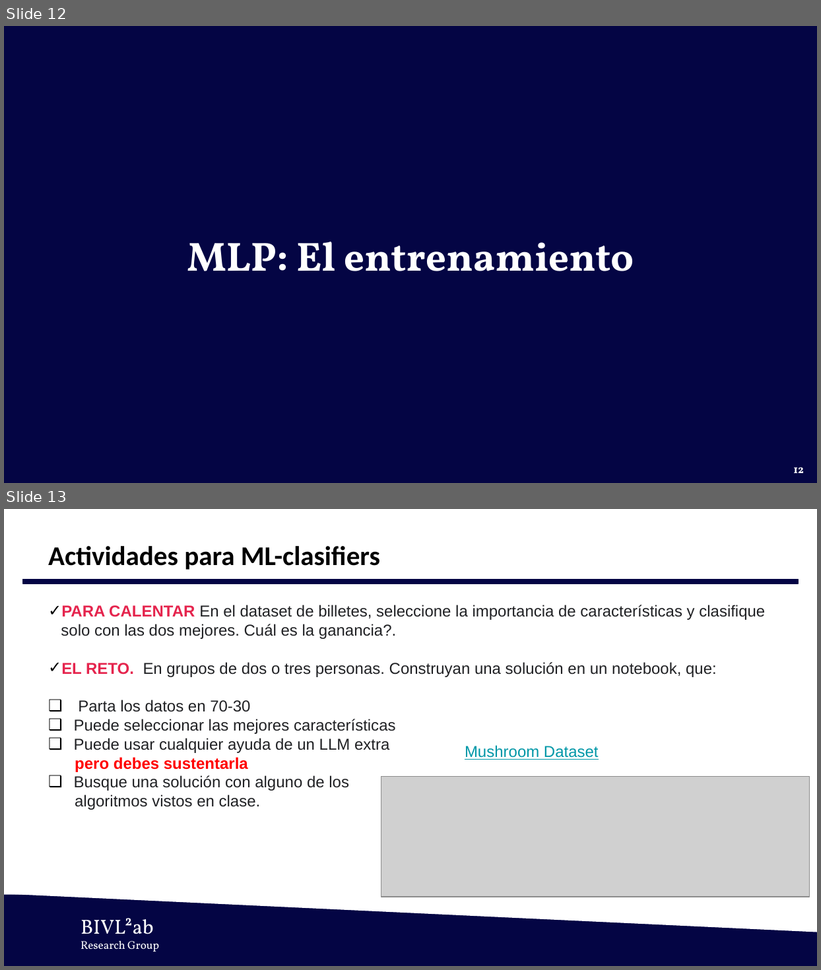
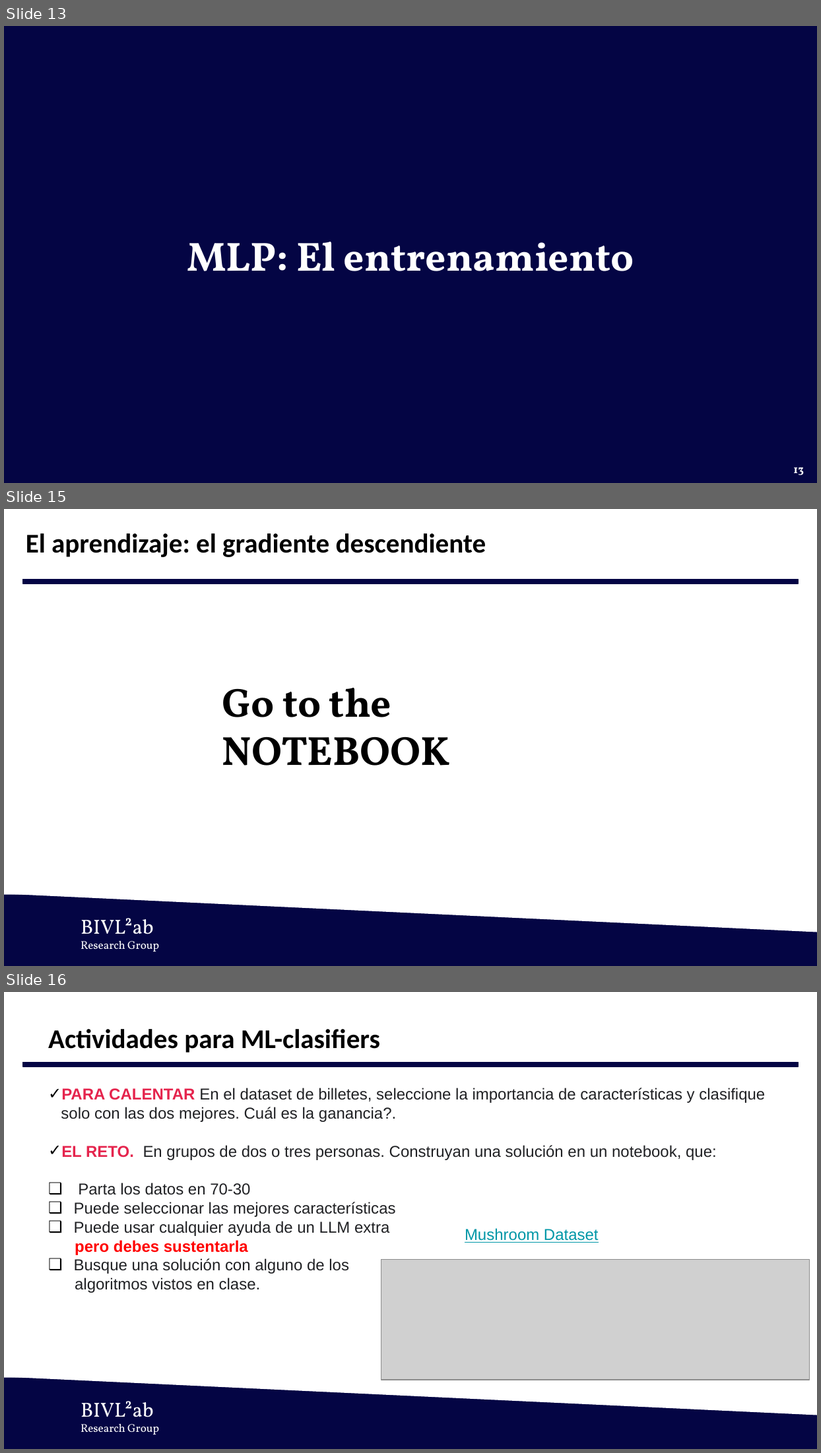
Before and after one commit to Lalo0105/ai-uis-student, a slide deck: 1. Lectures/pres 9 Deep Learning - MLP.pptx. Shown one above the other, each under a label of ours: slides 12 and 13 before the commit, slides 13, 15 and 16 after it; the slides between them are not shown. The pictures are 821x970 and 821x1453 pixels, drawn with LibreOffice and Linux fonts; fonts in the diff are those of the drawing; grey boxes stand for pictures; background and template pictures are left out. Boxes give left, top, right and bottom in pixels: in the first picture for what was removed or moved away, otherwise in the second. Text is boxed around its words. In the diff, an @@ line names an element or a change of style, - is before the commit and + after.

```diff
--- a/1. Lectures/pres 9 Deep Learning - MLP.pptx
+++ b/1. Lectures/pres 9 Deep Learning - MLP.pptx
@@ slide 15 added at <box>4,509,817,966</box>, background #FFFFFF; not listed: 4 template elements that a slide beside it also shows @@
@@ text added at <box>26,533,486,557</box>, 24 pt, text #000000, bold @@
+El aprendizaje: el gradiente descendiente
@@ text added at <box>222,688,450,766</box>, 36 pt, text #000000, bold @@
+Go to the NOTEBOOK
@@ what was slide 12 is now slide 13 @@
@@ page number at <box>793,468,804,475</box>: text changed @@
-12
+13
@@ what was slide 13 is now slide 16 @@
```
Also in this commit, not shown: 2 other slides added, 3 other files.
